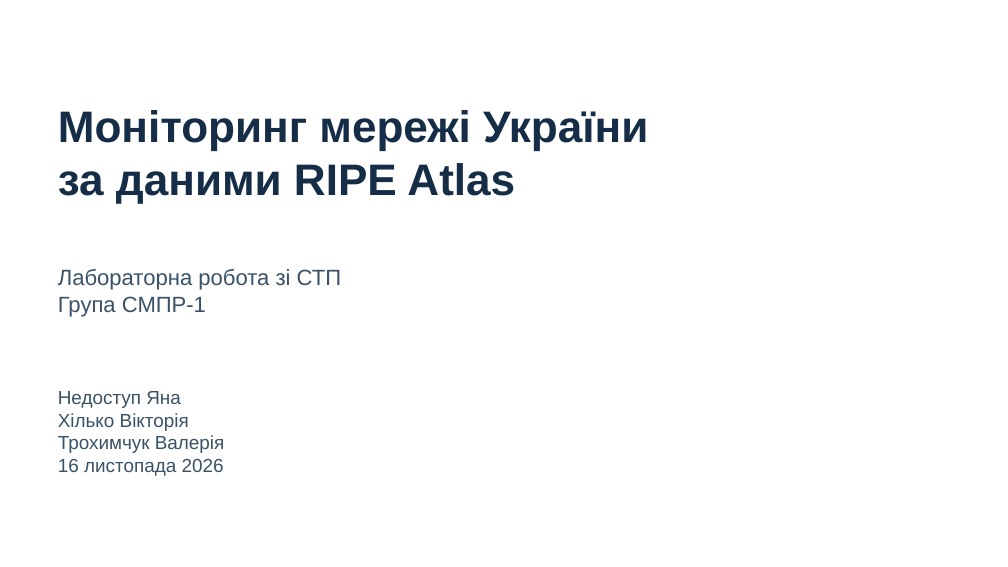
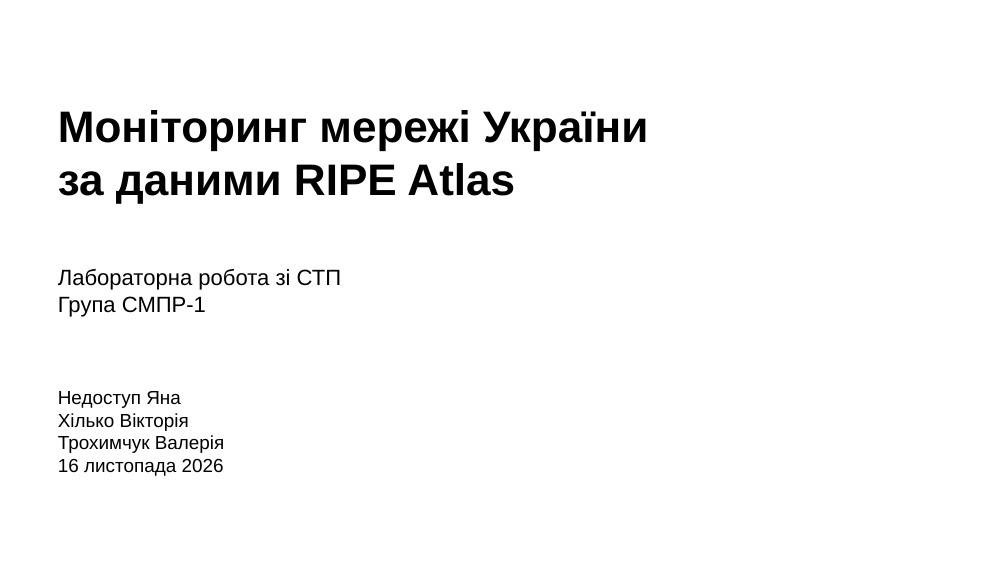
Before and after one commit to uneavk/ripe-atlas-monitoring, a slide deck: slide 1 of artifacts/handin/RIPE_Atlas_Defense.pptx. Drawn at 1008x567 pixels with LibreOffice and Linux fonts; fonts in the diff are those of the drawing. Boxes give left, top, right and bottom in pixels: in the first picture for what was removed or moved away, otherwise in the second. Text is boxed around its words. In the diff, an @@ line names an element or a change of style, - is before the commit and + after.

```diff
--- a/artifacts/handin/RIPE_Atlas_Defense.pptx
+++ b/artifacts/handin/RIPE_Atlas_Defense.pptx
@@ text "Моніторинг мережі України" at box(58, 110, 648, 203): text colour #152D46 to #000000 @@
@@ text "Лабораторна робота зі СТП" at box(58, 269, 341, 317): text colour #395267 to #000000 @@
@@ text "Недоступ Яна" at box(58, 391, 225, 476): text colour #395267 to #000000 @@
```
Also in this commit, not shown: 14 other slides changed, 9 other files.
